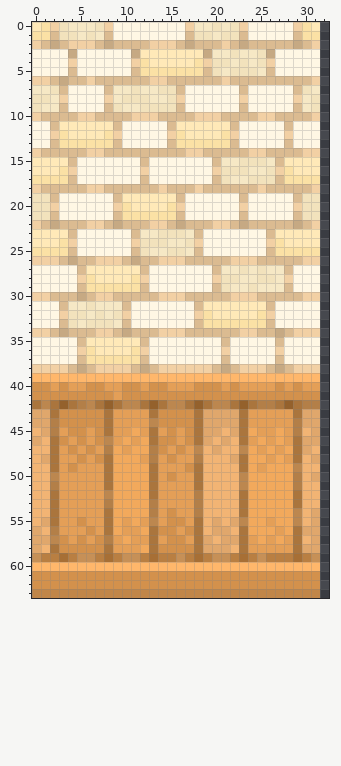
Two versions of one pixel-art file, Tea Cafe/Assets/Sprites_Assets/Wall Texture 01.aseprite. Above, as it was before the edit.
64x64 pixels, 1 frame. Colours within 5 levels of each other are drawn and written as one. Shown: x 0..32, y 0..63. The old version is drawn lined up with the new one.
Now the later version:
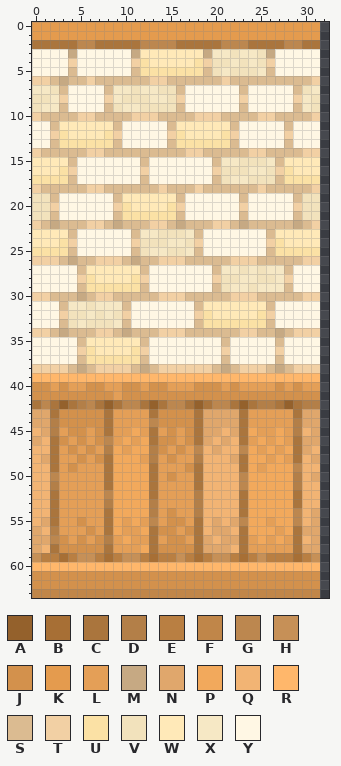
Palette (. is transparent): A #94612c  B #a76f35  C #aa753d  D #b37f48  E #b97f42  F #c08649  G #bc874f  H #c69057  J #d3914c  K #e49b4e  L #e49f57  M #c6a983  N #e0a76c  P #f2a95c  Q #f2b474  R #ffb76b  S #dbbb91  T #f2d0a4  U #fbe1a5  V #f2e2bc  W #ffe9b8  X #f6e8c5  Y #fff7e4
Message: wall model with pixel art texture
Diff:
{"change": "whole drawing moved by -32,+0 (the old picture is shown already moved)"}
{"y":0,"x":0,"old":"WUTVXXXVTYYYYYYYYTXXVXVTYYYYYTUW","new":"KKKKKKKKKKKKKKKKKKKKKKKKKKKKKKKK"}
{"y":1,"x":0,"old":"UUSVVXVXSYYYYYYYYSVVXVVSYYYYYSUU","new":"KKKKKKKKKKKKKKKKKKKKKKKKKKKKKKKK"}
{"y":2,"x":0,"old":"TSMSTTTSMSSSSTTTSMSSSTSMSSSSSMST","new":"CCCCCGGCCCCCGGGGCCCCCGGGCCCCGGCC"}
{"label":"changed","picture_box":[32,22,320,49]}
